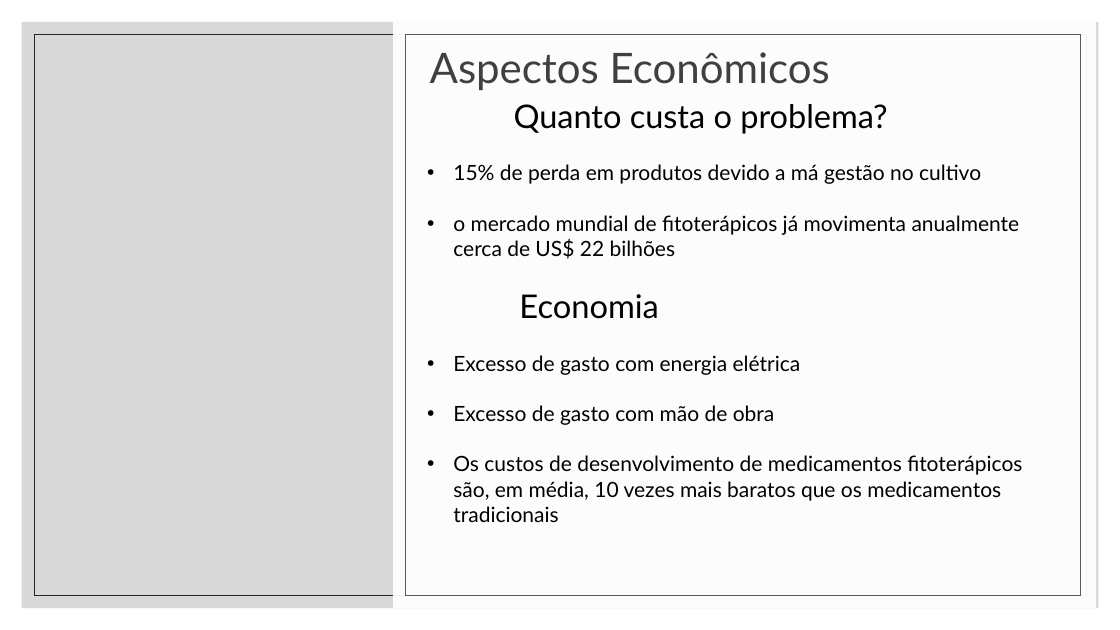
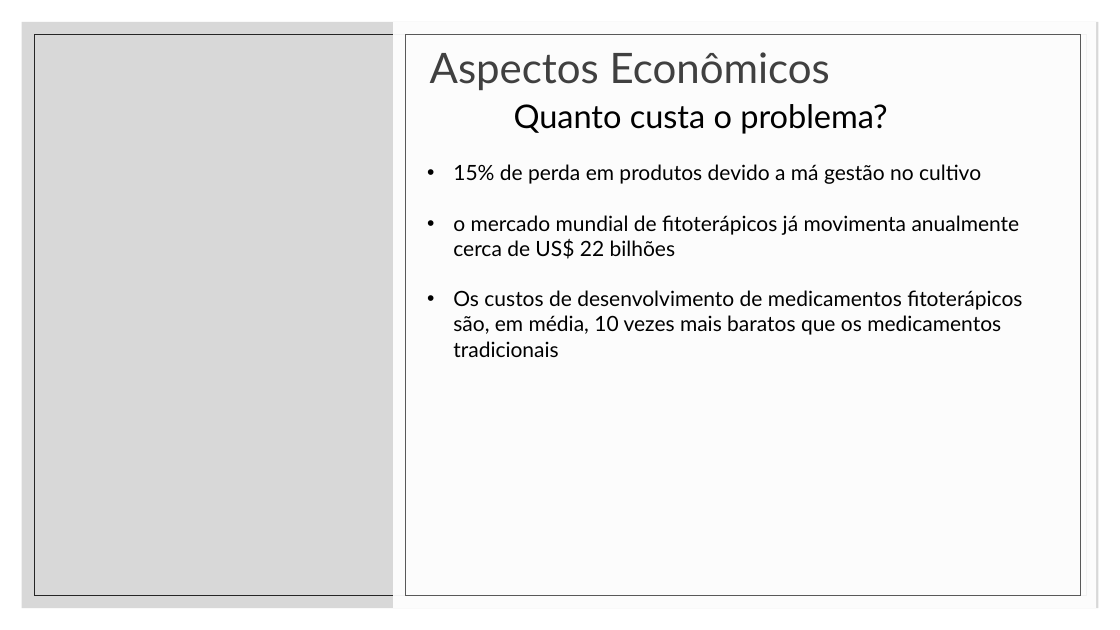
Before and after one commit to Roberto-Gomes-hub/-GroonTec, a slide deck: slide 3 of apresentacao/contextualizacao.pptx. Drawn at 1120x630 pixels with LibreOffice and Linux fonts; fonts in the diff are those of the drawing; background and template pictures are left out. Boxes give left, top, right and bottom in pixels: in the first picture for what was removed or moved away, otherwise in the second. Text is boxed around its words. In the diff, an @@ line names an element or a change of style, - is before the commit and + after.

```diff
--- a/apresentacao/contextualizacao.pptx
+++ b/apresentacao/contextualizacao.pptx
@@ text at (453, 294, 801, 425): paragraphs removed @@
-Economia
-• Excesso de gasto com energia elétrica
-• Excesso de gasto com mão de obra
```
Also in this commit, not shown: 2 other files.
